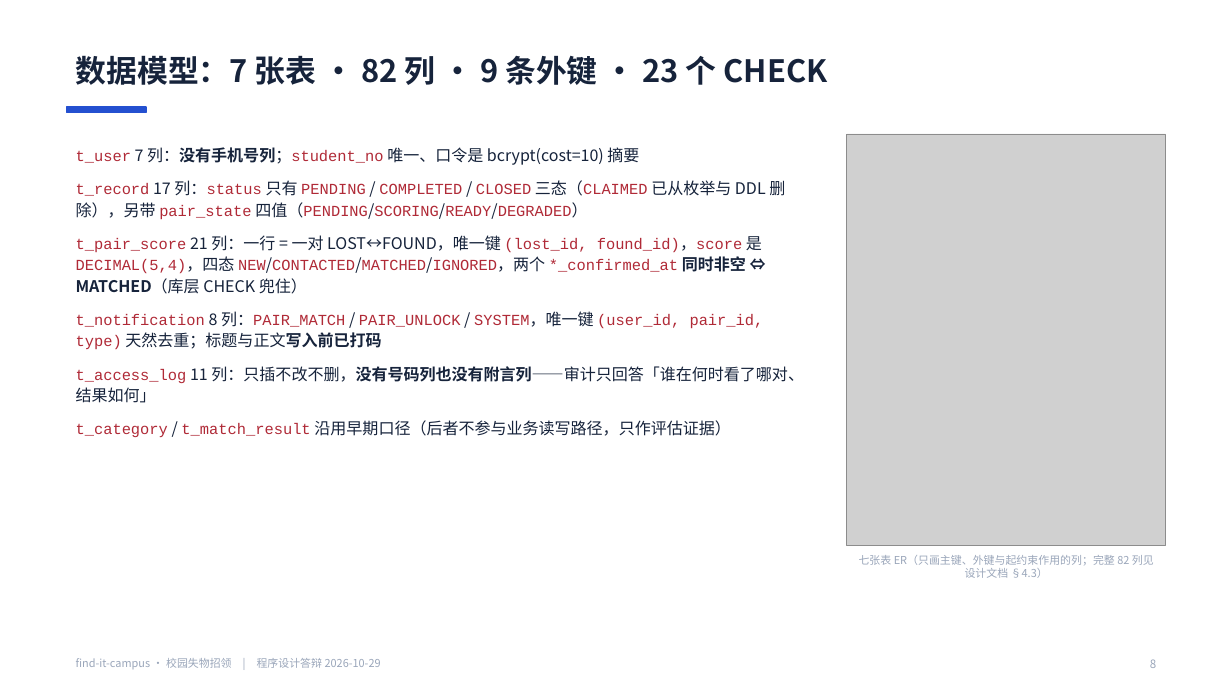
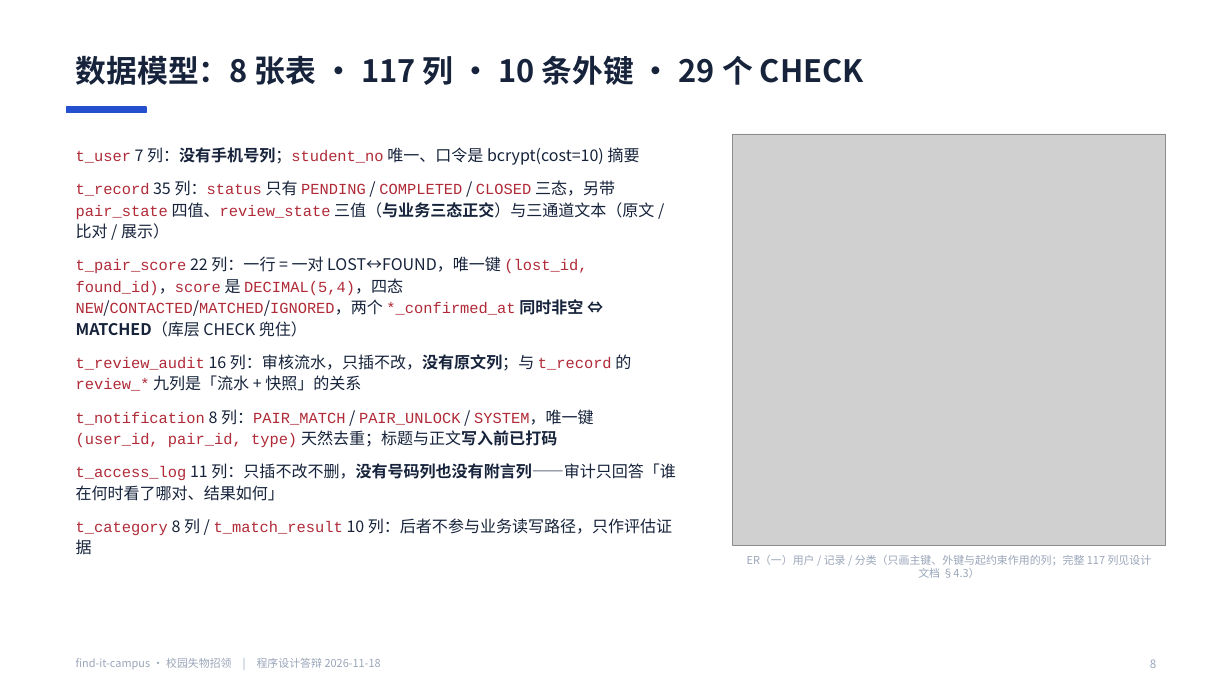
Before and after one commit to BLingKiy/find-it-campus, a slide deck: slide 8 of docs/delivery/答辩PPT.pptx. Drawn at 1232x693 pixels with LibreOffice and Linux fonts; fonts in the diff are those of the drawing; grey boxes stand for pictures. Boxes give left, top, right and bottom in pixels: in the first picture for what was removed or moved away, otherwise in the second. Text is boxed around its words. In the diff, an @@ line names an element or a change of style, - is before the commit and + after.

Commit message:
docs(delivery): 去版本化 + 按 d21081b 校准计数 + 契约补发布闸门 + 配图重画（ZHYYKFX-94）
正文 / PPT / 讲稿 / 录屏脚本 / 导出件统一为同一款产品的口径，历史沿革只留 §10.5。

数字（基线 d21081b，命令 node docs/design/tools/verify-counts.mjs）：
- 表 8 / 列 117 / 外键 10 / CHECK 29（t_review_audit 与双通道列补齐）
- 路径 21 = 18 业务 + 3 运维（新增 confirm-publish 与 ops/reviews/pending）
- 测试执行 313 = 307 @Test + 1 参数化 6 例

契约：补 POST /api/records/{id}/confirm-publish、GET /api/ops/reviews/pending、
RecordDetail 增 reviewState / ownerConfirmAvailable / reviewReason，矩阵 18x3=54 格。

配图：ER 拆两张（用户/记录/分类、配对/通知/审计），配对时序拆发布段与认领段，
架构图去掉九接口/三张表/无登录，时序阈值改 0.95/0.80 与 0.90/0.40，新增 export.mjs
一次生成 SVG 与 >=3000px PNG；docx 优先嵌 SVG + PNG 兜底。

导出：program-design.docx 1,808,376 字节 / 1173 块 / 18 个媒体（9 svg + 9 png）；
答辩PPT.pptx 26 页。只动 docs/，未改业务代码。

```diff
--- a/docs/delivery/答辩PPT.pptx
+++ b/docs/delivery/答辩PPT.pptx
@@ text at [76, 55, 864, 85]: text changed @@
-数据模型：7 张表 · 82 列 · 9 条外键 · 23 个 CHECK
+数据模型：8 张表 · 117 列 · 10 条外键 · 29 个 CHECK
@@ picture: place and size @@
-picture at [848, 134, 1166, 545]
+picture at [733, 134, 1166, 545]
@@ text at [76, 180, 654, 391]: text changed @@
-• t_record 17 列：status 只有 PENDING / COMPLETED / CLOSED 三态（CLAIMED 已从枚举与 DDL 删除），另带 pair_state 四值（PENDING/SCORING/READY/DEGRADED）
-• t_pair_score 21 列：一行 = 一对 LOST↔FOUND，唯一键 (lost_id, found_id)，score 是 DECIMAL(5,4)，四态 NEW/CONTACTED/MATCHED/IGNORED，两个 *_confirmed_at 同时非空 ⇔ MATCHED（库层 CHECK 兜住）
+• t_record 35 列：status 只有 PENDING / COMPLETED / CLOSED 三态，另带 pair_state 四值、review_state 三值（与业务三态正交）与三通道文本（原文 / 比对 / 展示）
+• t_pair_score 22 列：一行 = 一对 LOST↔FOUND，唯一键 (lost_id, found_id)，score 是 DECIMAL(5,4)，四态 NEW/CONTACTED/MATCHED/IGNORED，两个 *_confirmed_at 同时非空 ⇔ MATCHED（库层 CHECK 兜住）
+• t_review_audit 16 列：审核流水，只插不改，没有原文列；与 t_record 的 review_* 九列是「流水 + 快照」的关系
@@ text at [76, 518, 672, 554]: text changed @@
-• t_category / t_match_result 沿用早期口径（后者不参与业务读写路径，只作评估证据）
+• t_category 8 列 / t_match_result 10 列：后者不参与业务读写路径，只作评估证据
@@ text at [747, 555, 1152, 578]: text changed @@
-七张表 ER（只画主键、外键与起约束作用的列；完整 82 列见设计文档 §4.3）
+ER（一）用户 / 记录 / 分类（只画主键、外键与起约束作用的列；完整 117 列见设计文档 §4.3）
@@ text at [76, 658, 381, 669]: text changed @@
-find-it-campus · 校园失物招领 | 程序设计答辩 2026-10-29
+find-it-campus · 校园失物招领 | 程序设计答辩 2026-11-18
```
Also in this commit, not shown: 24 other slides changed, 44 other files.
